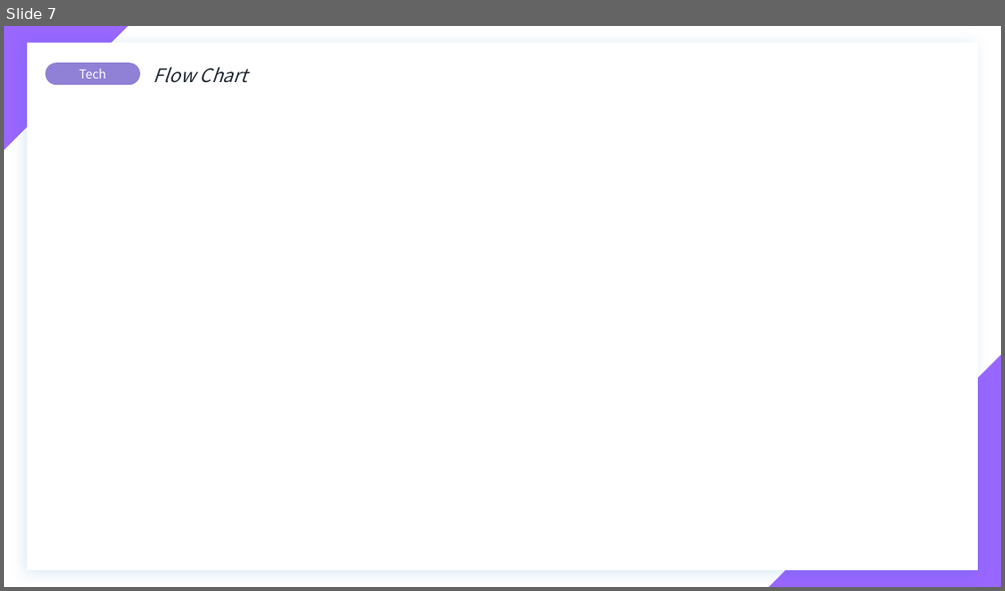
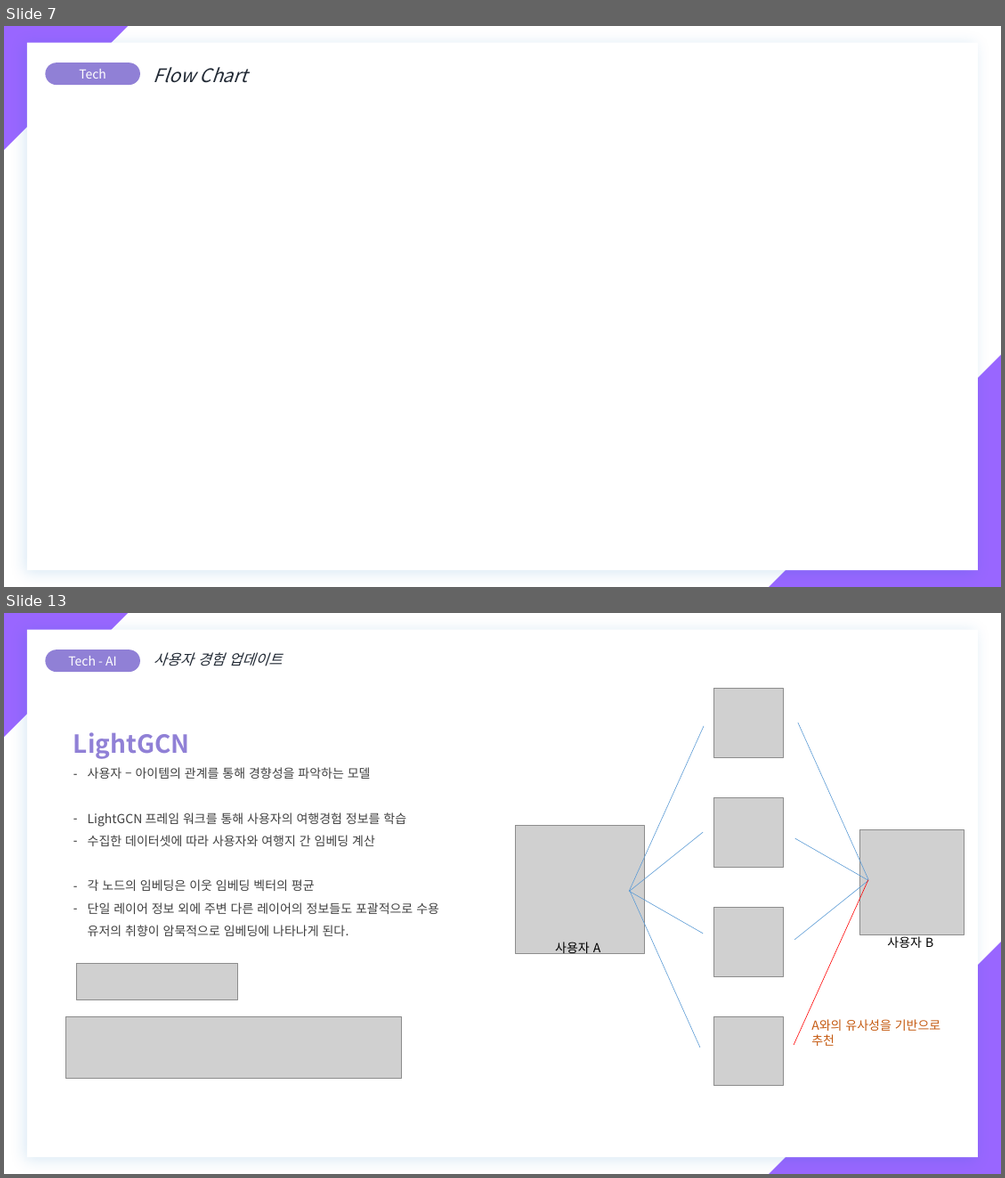
Before and after one commit to YeongIn-Hwang/2025_AI_Academic-Festival, a slide deck: Voyage.pptx. Shown one above the other, each under a label of ours: slide 7 before the commit, slides 7 and 13 after it; the slides between them are not shown. The pictures are 1005x591 and 1005x1178 pixels, drawn with LibreOffice and Linux fonts; fonts in the diff are those of the drawing; grey boxes stand for pictures. Boxes give left, top, right and bottom in pixels: in the first picture for what was removed or moved away, otherwise in the second. Text is boxed around its words. In the diff, an @@ line names an element or a change of style, - is before the commit and + after.

Commit message:
LightGCN 관련 코드 완료

```diff
--- a/Voyage.pptx
+++ b/Voyage.pptx
@@ slide 13 added at box(4, 613, 1001, 1174), background #FFFFFF @@
@@ right triangle added at box(4, 613, 128, 737), fill #9966FF @@
@@ rectangle added at box(27, 629, 978, 1157), fill #FFFFFF @@
@@ rounded rectangle added at box(45, 649, 140, 672), fill #9080D6, 12 pt, text #FFFFFF @@
+Tech - AI
@@ text added at box(154, 652, 282, 666), 14 pt, text #222A35, italic @@
+    사용자 경험 업데이트
@@ picture added at box(713, 688, 783, 757) @@
@@ text added at box(73, 732, 439, 936), 12 pt, text #404040 @@
+LightGCN
+– 사용자 – 아이템의 관계를 통해 경향성을 파악하는 모델
+– LightGCN 프레임 워크를 통해 사용자의 여행경험 정보를 학습
+– 수집한 데이터셋에 따라 사용자와 여행지 간 임베딩 계산
+– 각 노드의 임베딩은 이웃 임베딩 벡터의 평균
+– 단일 레이어 정보 외에 주변 다른 레이어의 정보들도 포괄적으로 수용
+  유저의 취향이 암묵적으로 임베딩에 나타나게 된다.
@@ line added from (629, 892) to (704, 726), #5B9BD5 0.5 pt @@
@@ line added from (868, 880) to (798, 722), #5B9BD5 0.5 pt @@
@@ picture added at box(713, 798, 783, 868) @@
@@ picture added at box(516, 826, 644, 954) @@
@@ line added from (629, 892) to (704, 832), #5B9BD5 0.5 pt @@
@@ line added from (795, 838) to (868, 881), #5B9BD5 0.5 pt @@
@@ picture added at box(859, 830, 964, 934) @@
@@ line added from (629, 892) to (704, 933), #5B9BD5 0.5 pt @@
@@ line added from (700, 1047) to (630, 891), #5B9BD5 0.5 pt @@
@@ line added from (793, 1046) to (868, 880), #FF0000 0.5 pt @@
@@ line added from (794, 940) to (868, 881), #5B9BD5 0.5 pt @@
@@ picture added at box(714, 907, 784, 976) @@
@@ text added at box(555, 941, 601, 956), 12 pt, text #000000 @@
+사용자 A
@@ right triangle added at box(769, 941, 1001, 1174), fill #9966FF @@
@@ text added at box(887, 934, 933, 948), 12 pt, text #000000 @@
+사용자 B
@@ picture added at box(77, 963, 238, 999) @@
@@ picture added at box(66, 1016, 402, 1078) @@
@@ picture added at box(713, 1016, 783, 1086) @@
@@ text added at box(811, 1019, 940, 1046), 12 pt, text #C55A11 @@
+A와의 유사성을 기반으로 추천
```
Also in this commit, not shown: 2 slides changed, 5 other slides added, 5 slides removed, 3 other files.
